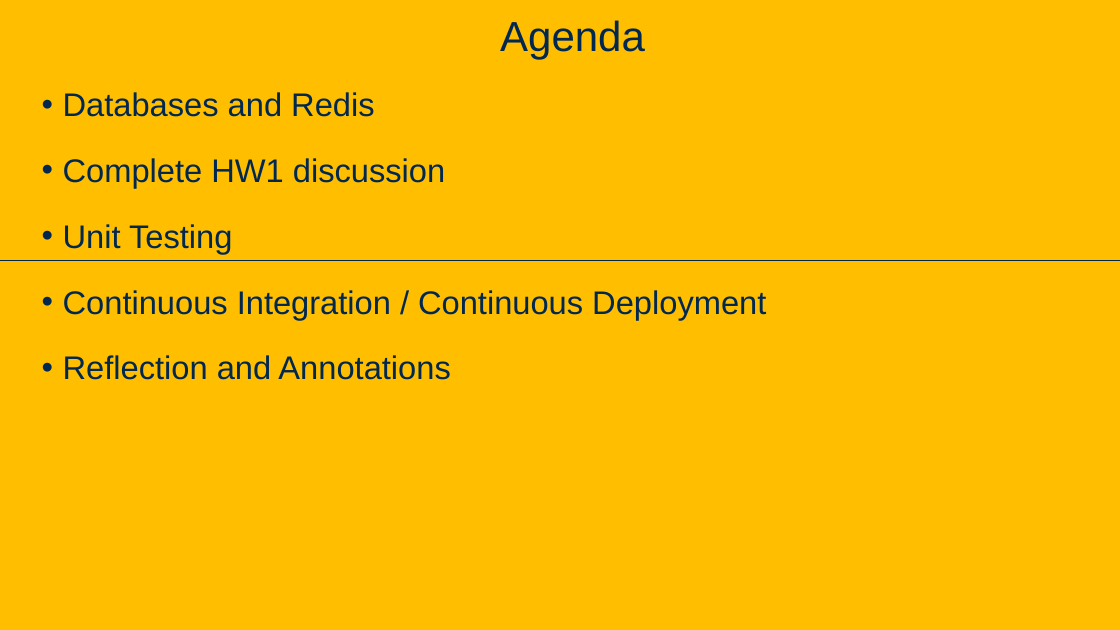
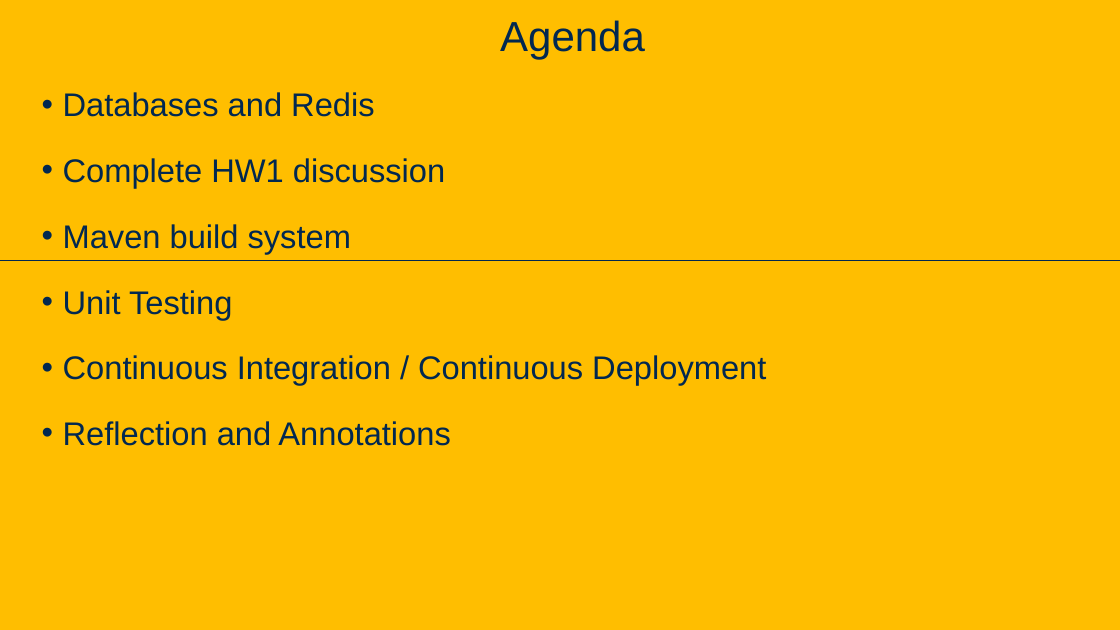
Before and after one commit to davsec-teaching/ecs160-f25, a slide deck: slide 3 of slides/Discussion1_Redis.pptx. Drawn at 1120x630 pixels with LibreOffice and Linux fonts; fonts in the diff are those of the drawing; background and template pictures are left out. Boxes give left, top, right and bottom in pixels: in the first picture for what was removed or moved away, otherwise in the second. Text is boxed around its words. In the diff, an @@ line names an element or a change of style, - is before the commit and + after.

```diff
--- a/slides/Discussion1_Redis.pptx
+++ b/slides/Discussion1_Redis.pptx
@@ text at <box>63,224,351,254</box>: paragraph added @@
+• Maven build system
```
Also in this commit, not shown: 1 other slide changed, 2 other files.
